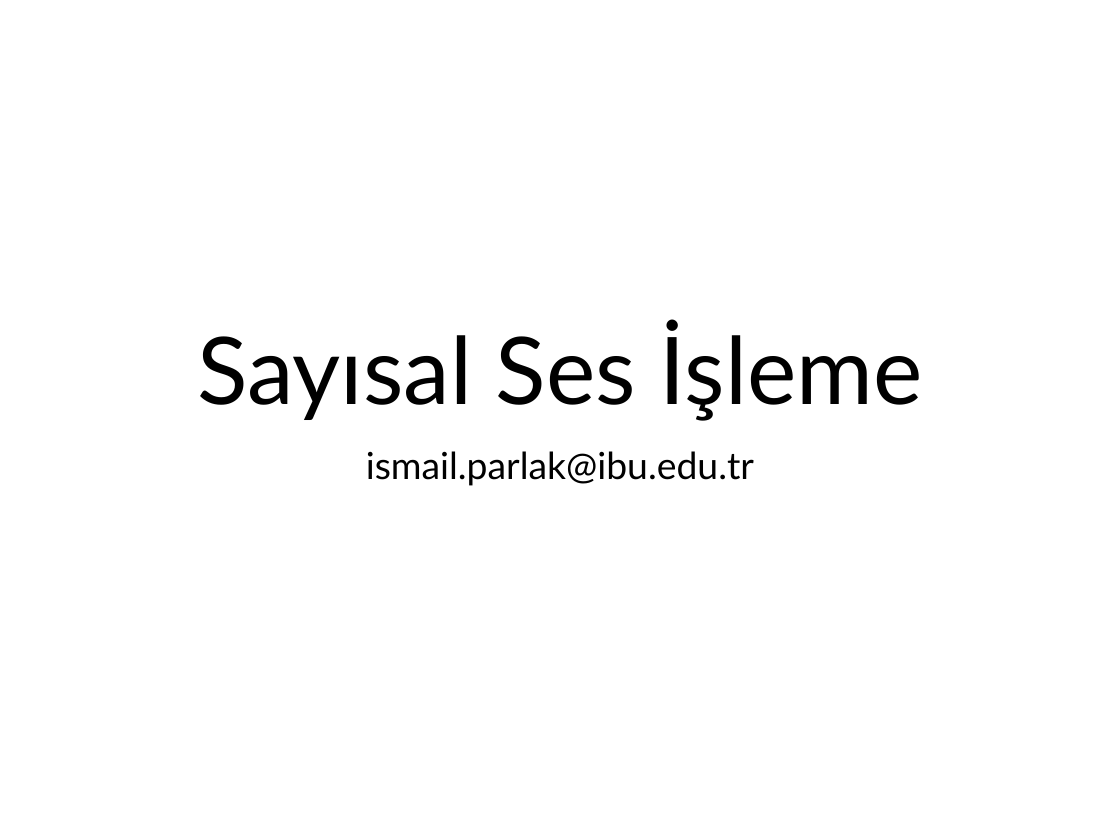
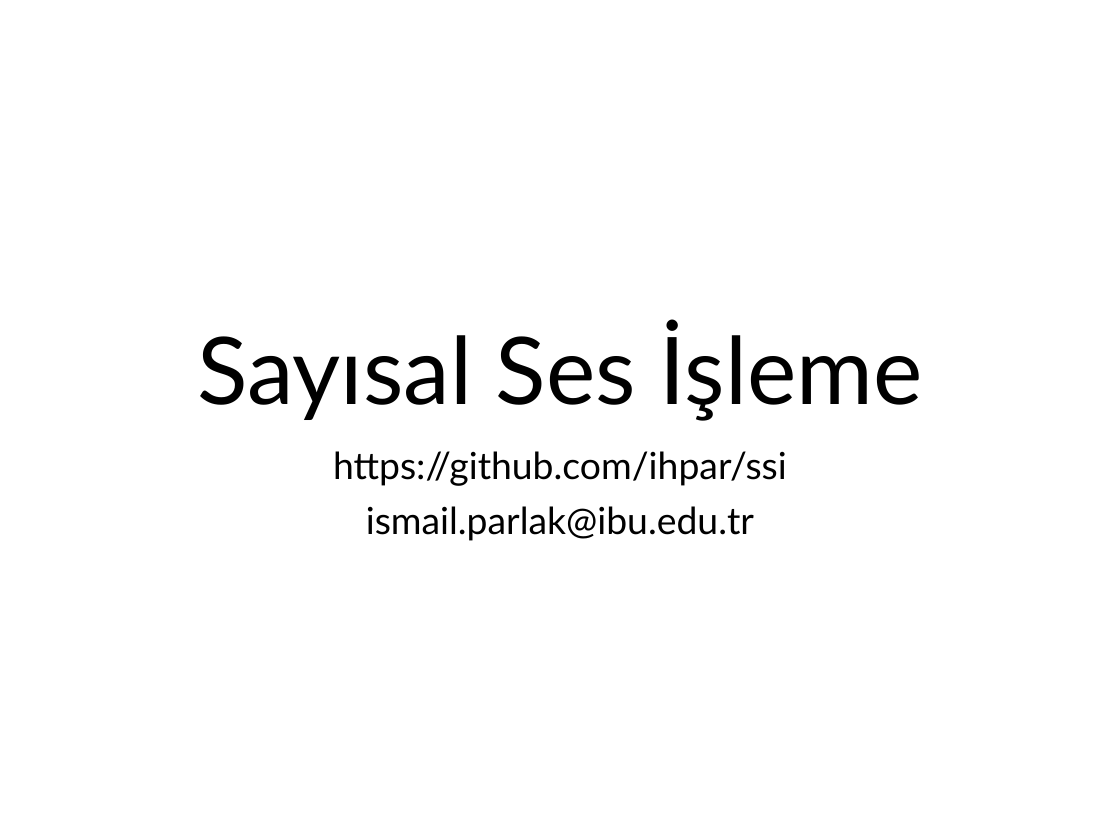
Before and after one commit to ihpar/ssi, a slide deck: slide 1 of slides/Slide_0.pptx. Drawn at 1120x840 pixels with LibreOffice and Linux fonts; fonts in the diff are those of the drawing. Boxes give left, top, right and bottom in pixels: in the first picture for what was removed or moved away, otherwise in the second. Text is boxed around its words. In the diff, an @@ line names an element or a change of style, - is before the commit and + after.

Commit message:
updates slide

```diff
--- a/slides/Slide_0.pptx
+++ b/slides/Slide_0.pptx
@@ subtitle at (333, 451, 787, 486): paragraph added @@
+https://github.com/ihpar/ssi
```
Also in this commit, not shown: 5 slides added, 1 slide removed.
